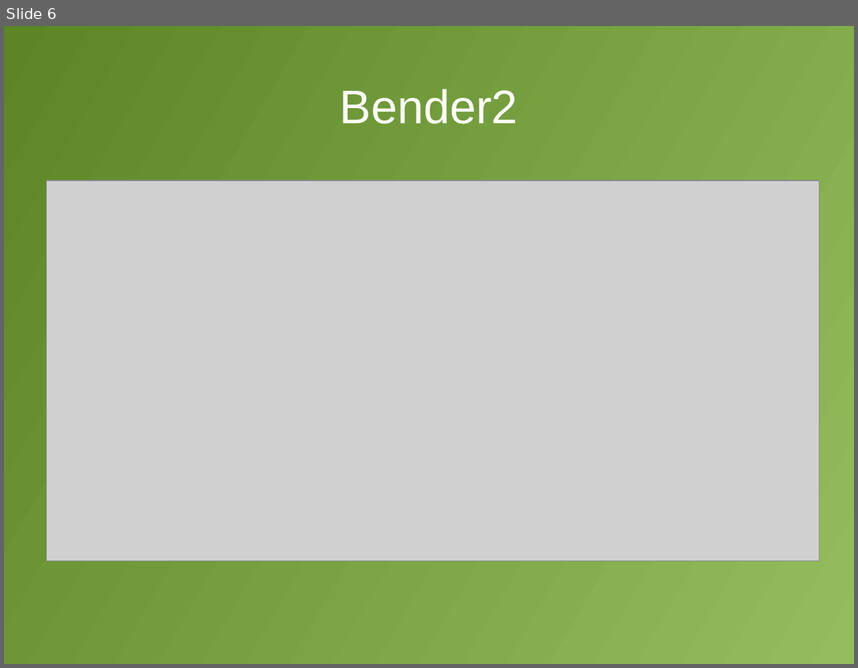
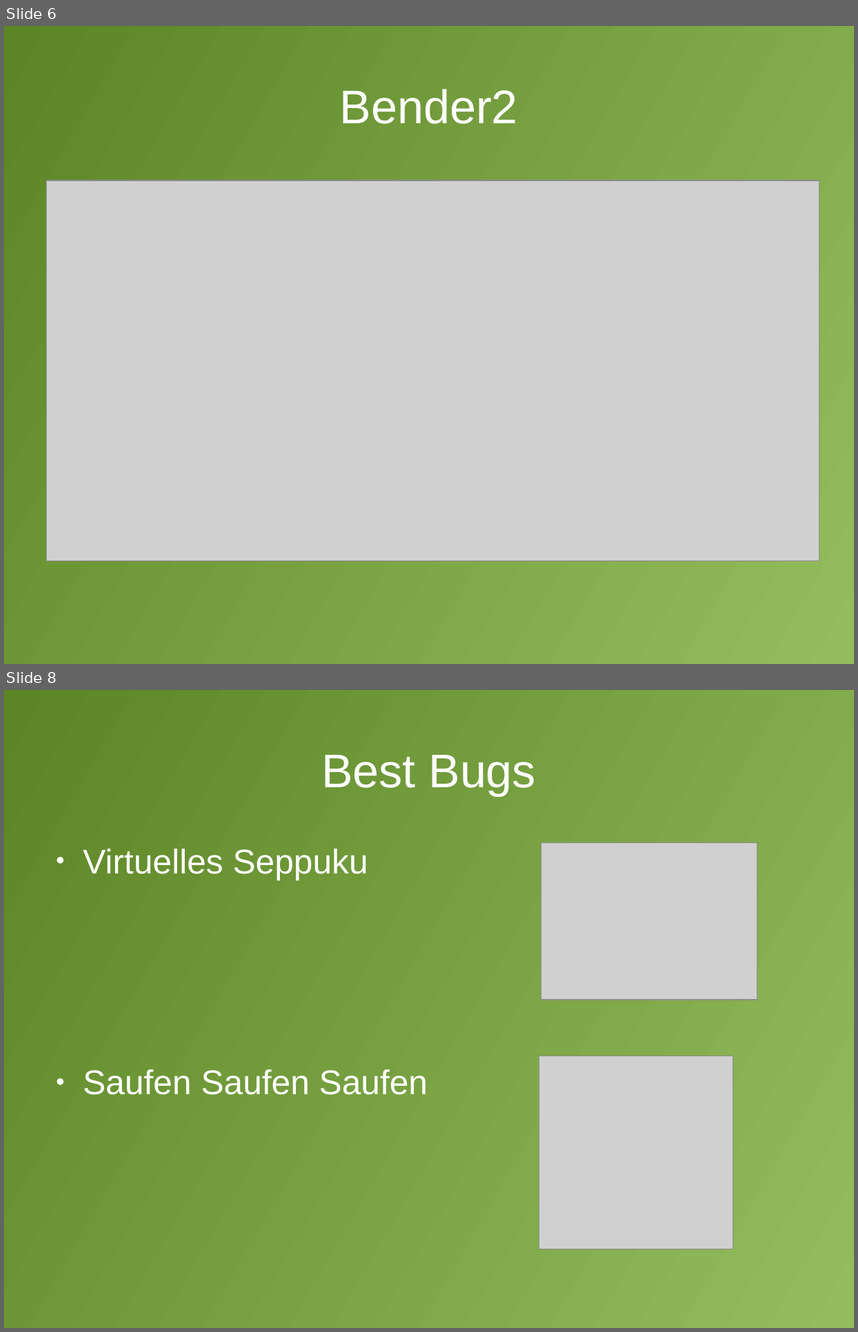
Before and after one commit to Slaan/la_proj, a slide deck: doc/Präsentation/BenderPräsi.odp. Shown one above the other, each under a label of ours: slide 6 before the commit, slides 6 and 8 after it; the slides between them are not shown. The pictures are 858x668 and 858x1332 pixels, drawn with LibreOffice and Linux fonts; fonts in the diff are those of the drawing; grey boxes stand for pictures. Boxes give left, top, right and bottom in pixels: in the first picture for what was removed or moved away, otherwise in the second. Text is boxed around its words. In the diff, an @@ line names an element or a change of style, - is before the commit and + after.

```diff
--- a/doc/Präsentation/BenderPräsi.odp
+++ b/doc/Präsentation/BenderPräsi.odp
@@ slide 8 added at (4,690,854,1328), background gradient #94BD5E to #5C8526 @@
@@ title added at (321,755,537,796), 44 pt, text #FFFFFF @@
+Best Bugs
@@ text added at (83,849,428,1095), 32 pt, text #FFFFFF @@
+● Virtuelles Seppuku
+● Saufen Saufen Saufen
@@ picture added at (541,842,757,999) @@
@@ picture added at (539,1056,733,1248) @@
```
Also in this commit, not shown: 1 other slide added, 6 other files.
